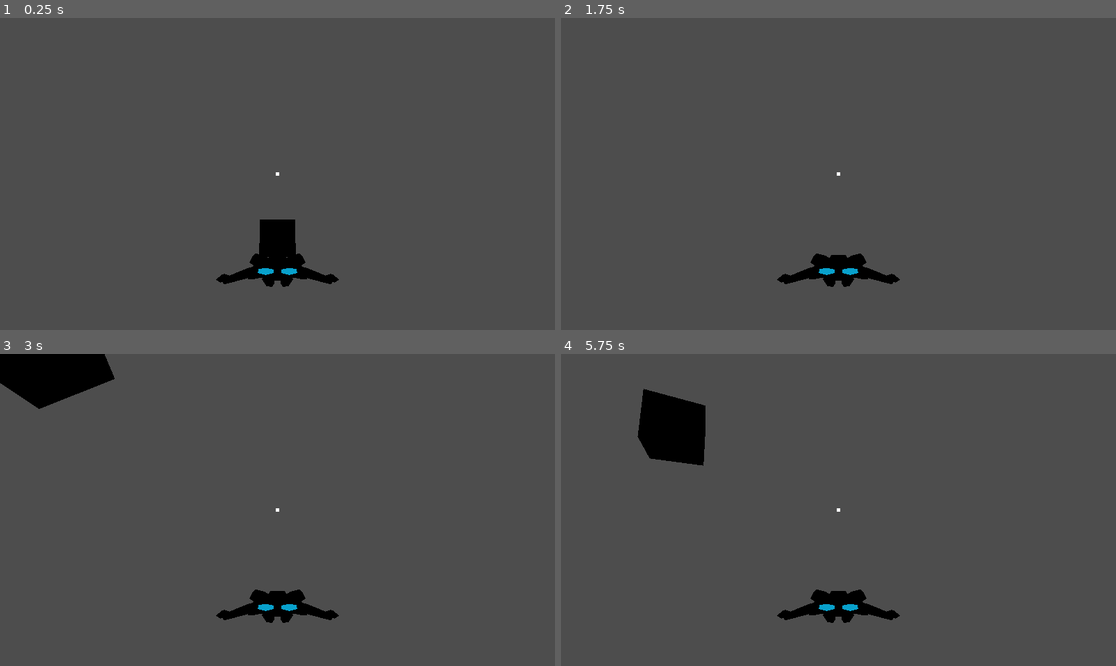
Above: before the commit, frames 1-4 (two rows, left to right).
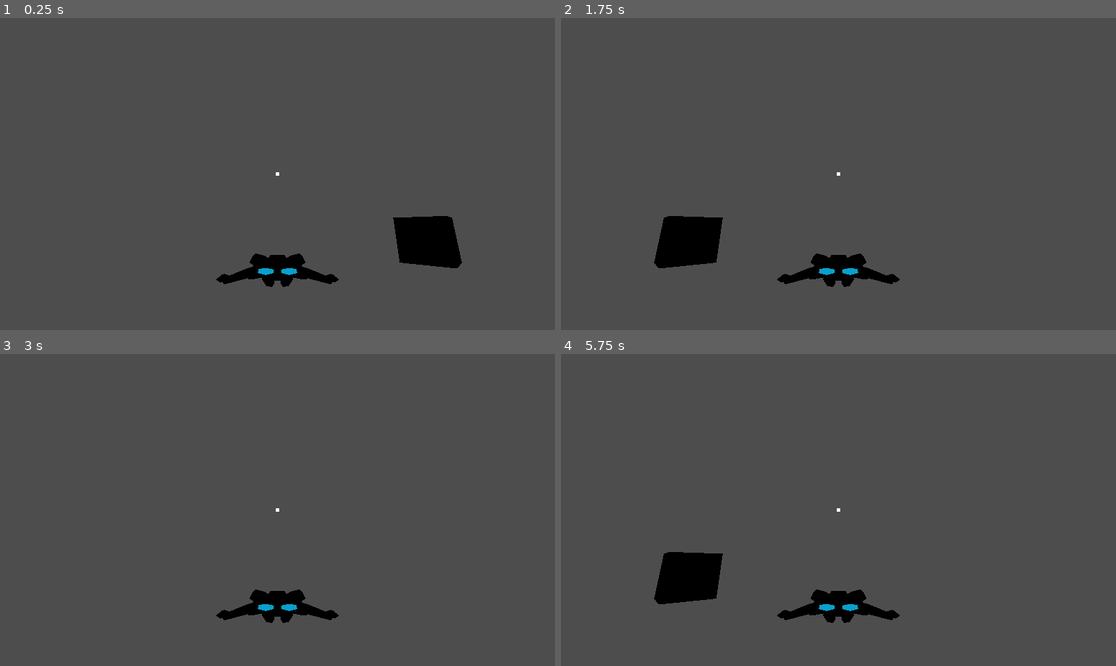
Above: after the commit, the same moments.

Repository: RyanRemer/ship_controller
Game: Godot game, scene res://main.tscn
Two runs of this game, one before a commit and one after it. Both use one fixed random seed, a clock stepped at 60 frames per second and the inputs below.
Inputs (mouse positions are in pixels of both pictures, inside the frame that each line leads up to):
- Up to frame 1 (0.25 s): no input
- Up to frame 2 (1.75 s): move the mouse to (960, 158) at 0.52 s; hold Right (ui_right) 0.53-1.28 s; tap Enter at 1.25 s; move the mouse to (727, 189) at 1.27 s; hold Down (ui_down) from 1.28 s (still down)
- Up to frame 3 (3 s): move the mouse to (333, 441) at 2.02 s; release Down (ui_down) at 2.03 s; hold Right (ui_right) 2.03-2.78 s; tap Space at 2.75 s; move the mouse to (249, 572) at 2.77 s; hold Up (ui_up) from 2.78 s (still down)
- Up to frame 4 (5.75 s): tap Enter at 3.5 s; move the mouse to (1005, 556) at 3.52 s; release Up (ui_up) at 3.53 s; hold Left (ui_left) 3.53-5.03 s; move the mouse to (672, 463) at 4.27 s; tap Space at 5 s; move the mouse to (866, 510) at 5.02 s; hold Down (ui_down) from 5.03 s (still down)

The runs differ from the first frame. In frame 1, 2.5% of the frame differs, in the area x 46-84%, y 63-81%; in frame 2, 1.7%; in frame 3, 2.6%; in frame 4, 4.1%, in the area x 13-30%, y 11-81%.

Commit message:
understanding transforms

Diff:
--- a/main.tscn
+++ b/main.tscn
@@ -1,6 +1,6 @@
 [gd_scene load_steps=5 format=3 uid="uid://60fcav7t7c4v"]
 
-[ext_resource type="Script" path="res://player_v3.gd" id="1_jkf0j"]
+[ext_resource type="Script" path="res://player_v4.gd" id="1_vu44t"]
 [ext_resource type="ArrayMesh" uid="uid://xmaw2dkcjt8o" path="res://assets/ship3_mesh.tres" id="2_885sf"]
 
 [sub_resource type="SphereShape3D" id="SphereShape3D_v33p8"]
@@ -11,7 +11,7 @@
 [node name="Main" type="Node3D"]
 
 [node name="Player" type="CharacterBody3D" parent="."]
-script = ExtResource("1_jkf0j")
+script = ExtResource("1_vu44t")
 
 [node name="ShipBody" type="MeshInstance3D" parent="Player"]
 transform = Transform3D(0.17, 0, 0, 0, 0.17, 0, 0, 0, 0.17, 0, 0, 0)
--- /dev/null
+++ b/player_v4.gd
@@ -0,0 +1,23 @@
+extends CharacterBody3D
+
+@export var rotation_speed = 1.0;
+
+func _process(delta):
+	var basis = transform.basis;
+
+	var relative_mouse = _get_relative_mouse();
+
+	basis = basis.rotated(basis.y, PI * delta);
+
+	transform.basis = basis;
+
+# Get a vector for the mouse relative to the center of the screen
+# Range(-1, 1) negative is left/top positive is right/bottom
+func _get_relative_mouse() -> Vector2:
+	var viewport = get_viewport();
+	var mouse_position = viewport.get_mouse_position();
+	var center = viewport.size / 2.0;
+	var mouse_direction = mouse_position - center;
+
+	var size = max(viewport.size.x, viewport.size.y);
+	return mouse_direction / size;
